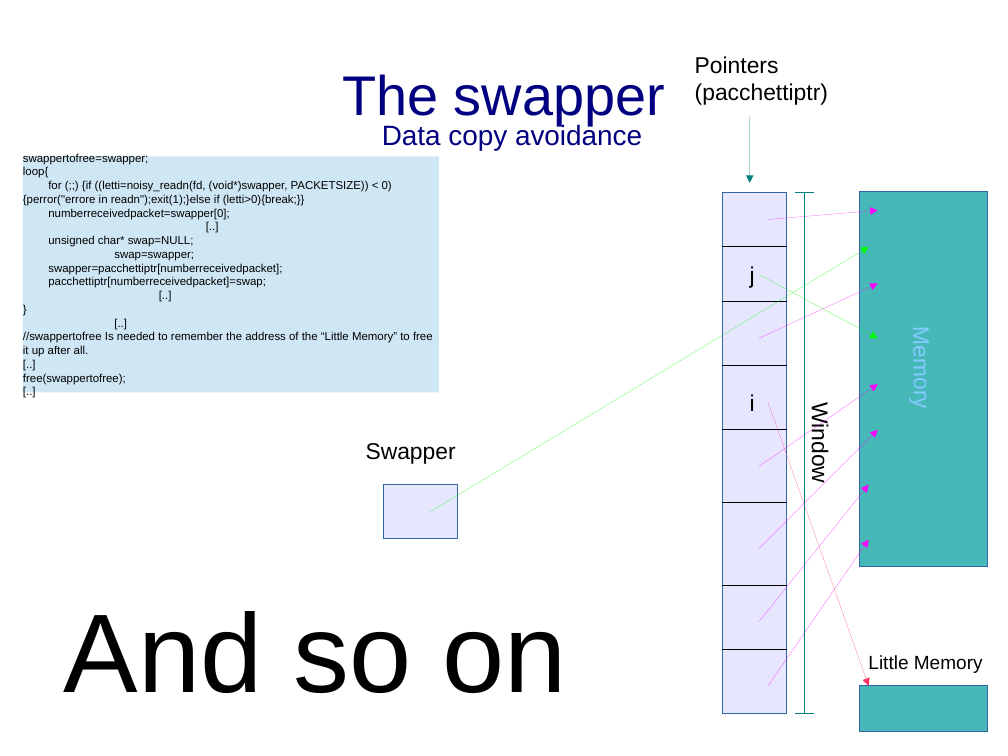
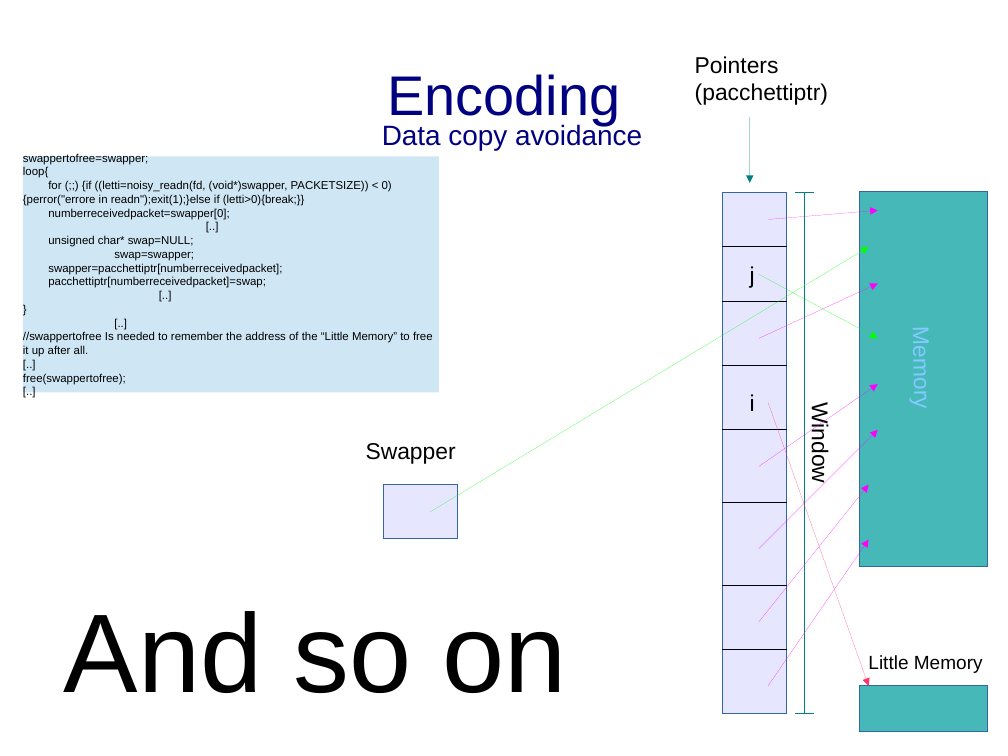
Before and after one commit to sgaragagghu/sdcc-documentazione, a slide deck: slide 9 of to_delete/presentazione.odp. Drawn at 1008x756 pixels with LibreOffice and Linux fonts; fonts in the diff are those of the drawing. Boxes give left, top, right and bottom in pixels: in the first picture for what was removed or moved away, otherwise in the second. Text is boxed around its words. In the diff, an @@ line names an element or a change of style, - is before the commit and + after.

```diff
--- a/to_delete/presentazione.odp
+++ b/to_delete/presentazione.odp
@@ title at box(387, 74, 620, 125): text changed @@
-The swapper
+Encoding
```
Also in this commit, not shown: 6 other slides changed, 3 slides added, 3 slides removed.
